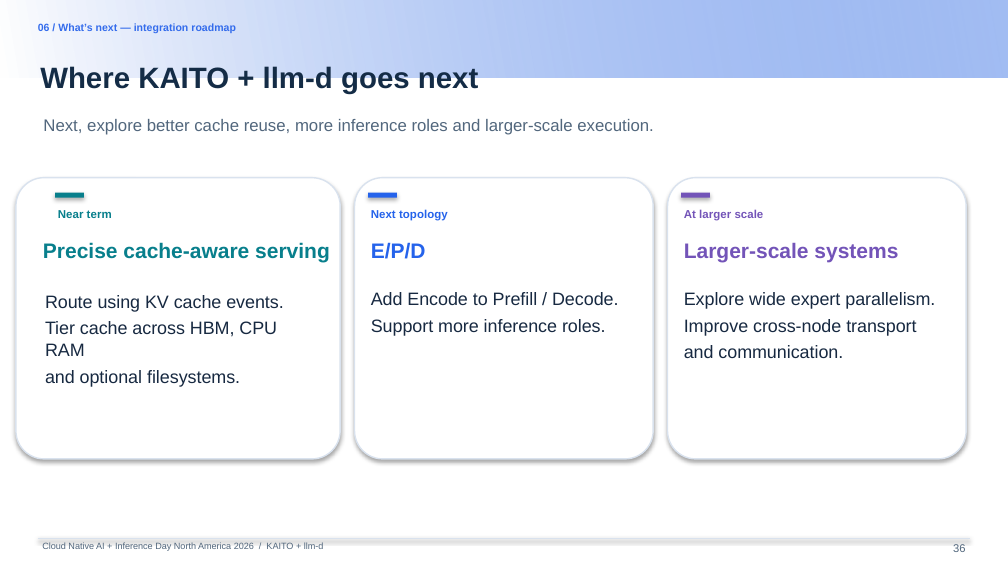
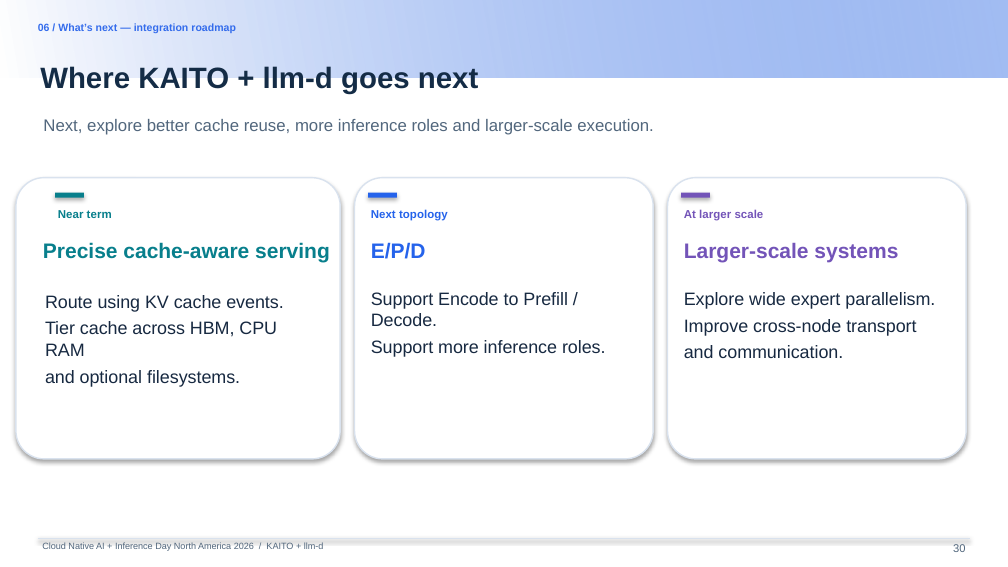
Before and after one commit to andyzhangx/demo, a slide deck: slide 30 of llm/pd-disaggregation/kubecon-na-2026-pd-disaggregation-kaito-llmd.pptx (slide 36 before the commit). Drawn at 1008x567 pixels with LibreOffice and Linux fonts; fonts in the diff are those of the drawing; background and template pictures are left out. Boxes give left, top, right and bottom in pixels: in the first picture for what was removed or moved away, otherwise in the second. Text is boxed around its words. In the diff, an @@ line names an element or a change of style, - is before the commit and + after.

```diff
--- a/llm/pd-disaggregation/kubecon-na-2026-pd-disaggregation-kaito-llmd.pptx
+++ b/llm/pd-disaggregation/kubecon-na-2026-pd-disaggregation-kaito-llmd.pptx
@@ text at box(371, 292, 568, 326): text changed @@
-Add Encode to Prefill / Decode.
+Support Encode to Prefill / Decode.
```
Also in this commit, not shown: 8 other slides changed.
